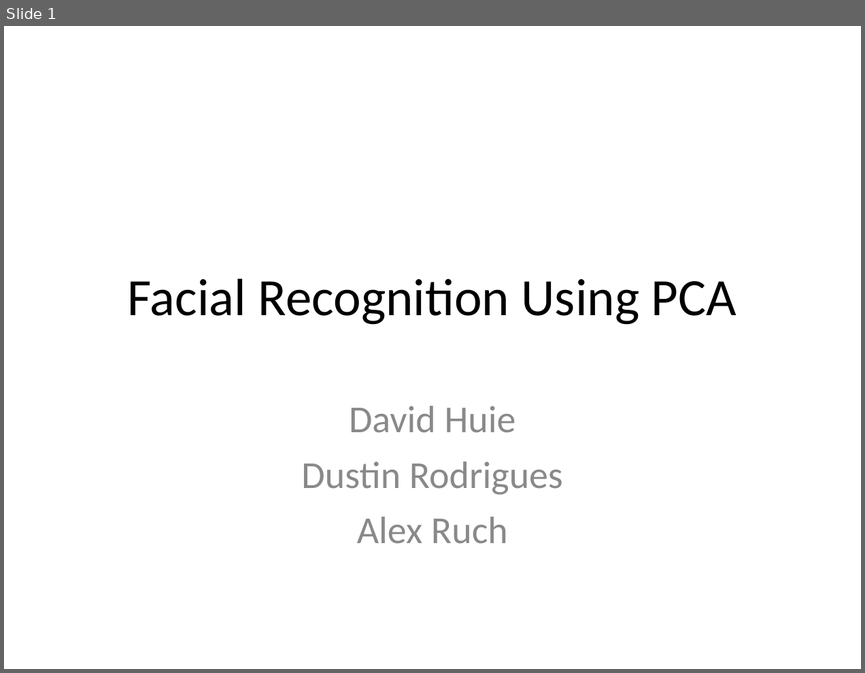
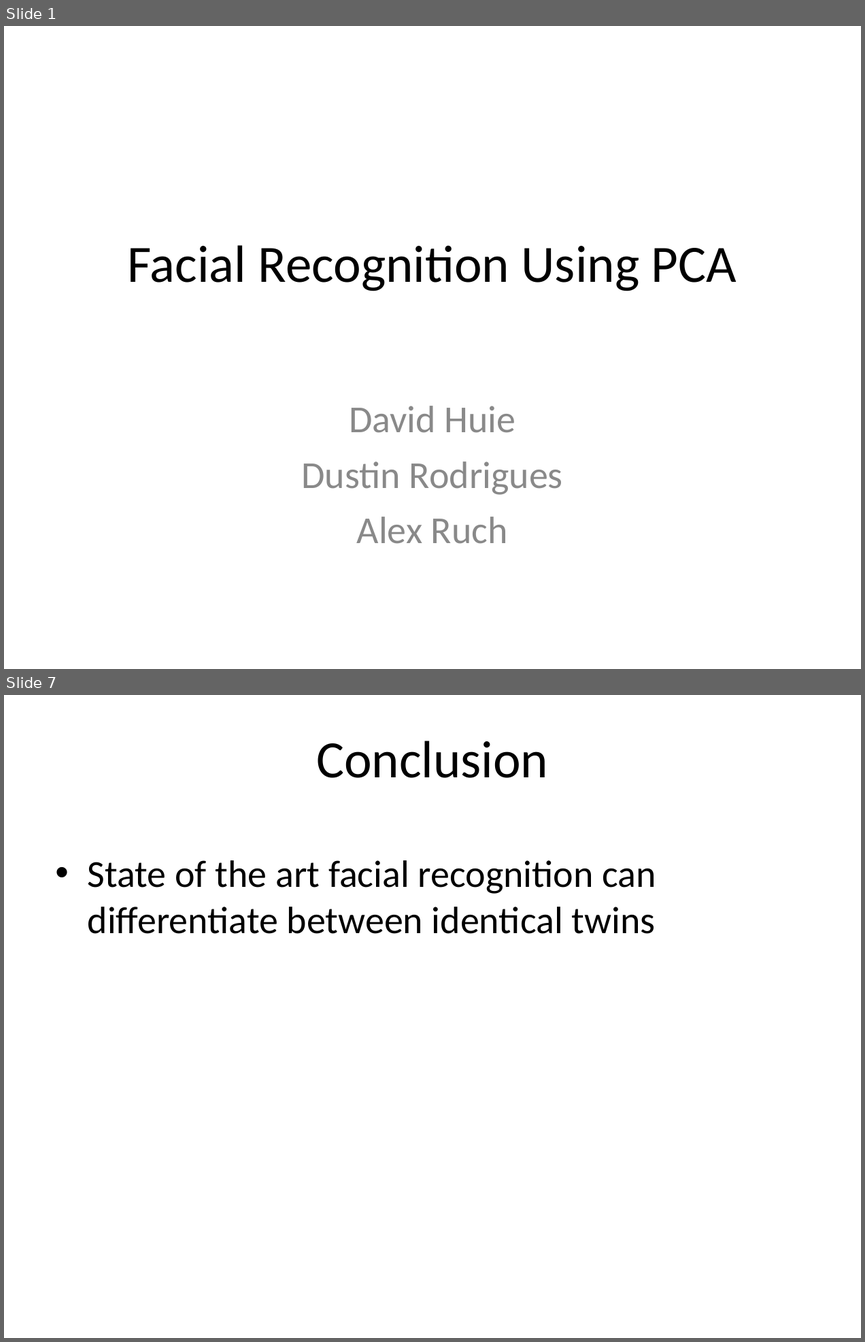
Before and after one commit to DavidHuie/cs151-eigenfaces, a slide deck: presentation/HRR_presentation.ppt. Shown one above the other, each under a label of ours: slide 1 before the commit, slides 1 and 7 after it; the slides between them are not shown. The pictures are 865x673 and 865x1342 pixels, drawn with LibreOffice and Linux fonts; fonts in the diff are those of the drawing. Boxes give left, top, right and bottom in pixels: in the first picture for what was removed or moved away, otherwise in the second. Text is boxed around its words. In the diff, an @@ line names an element or a change of style, - is before the commit and + after.

```diff
--- a/presentation/HRR_presentation.ppt
+++ b/presentation/HRR_presentation.ppt
@@ slide 7 added at [4, 695, 861, 1338], background #FFFFFF @@
@@ title added at [316, 741, 548, 778], 44 pt, text #000000 @@
+Conclusion
@@ text added at [88, 860, 655, 934], 32 pt, text #000000 @@
+• State of the art facial recognition can differentiate between identical twins
@@ slide 1 changed as well @@
@@ title "Facial Recognition Using PCA" at [128, 245, 736, 291]: vertical alignment middle to top @@
```
Also in this commit, not shown: 6 other slides added, 1 slide removed.
